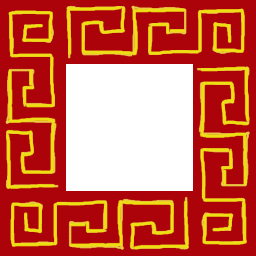
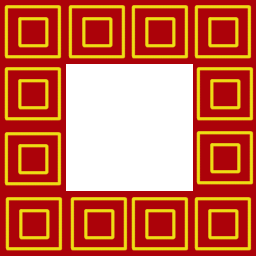
Layered file, before and after one edit (256×256). Changes by layer:
added layer "Paint Layer 3 (pasted)" (1st of 11) above "Paint Layer 3 (pasted)" over 4, 5, 128, 251
added layer "Paint Layer 3 (pasted)" (2nd of 11) above "Paint Layer 3 (pasted)" over 4, 64, 189, 251
added layer "Paint Layer 3 (pasted)" (3rd of 11) above "Paint Layer 3 (pasted)" over 5, 192, 252, 251
added layer "Paint Layer 3 (pasted)" (4th of 11) above "Paint Layer 3 (pasted)" over 5, 192, 252, 251
added layer "Paint Layer 3 (pasted)" (5th of 11) above "Paint Layer 3 (pasted)" over 64, 192, 252, 251
added layer "Paint Layer 3 (pasted)" (6th of 11) above "Paint Layer 3 (pasted)" over 128, 128, 254, 251
added layer "Paint Layer 3 (pasted)" (7th of 11) above "Paint Layer 3 (pasted)" over 194, 66, 254, 251
added layer "Paint Layer 3 (pasted)" (8th of 11) above "Paint Layer 3 (pasted)" over 128, 5, 254, 192
added layer "Paint Layer 3 (pasted)" (9th of 11) above "Paint Layer 3 (pasted)" over 66, 5, 254, 128
added layer "Paint Layer 3 (pasted)" (10th of 11) above "Paint Layer 3 (pasted)" over 66, 5, 254, 128
added layer "Paint Layer 3 (pasted)" (11th of 11) above "Paint Layer 2" over 4, 5, 192, 128
painted on "Paint Layer 2" over 4, 5, 254, 251
painted on "Background" over 4, 5, 254, 251
